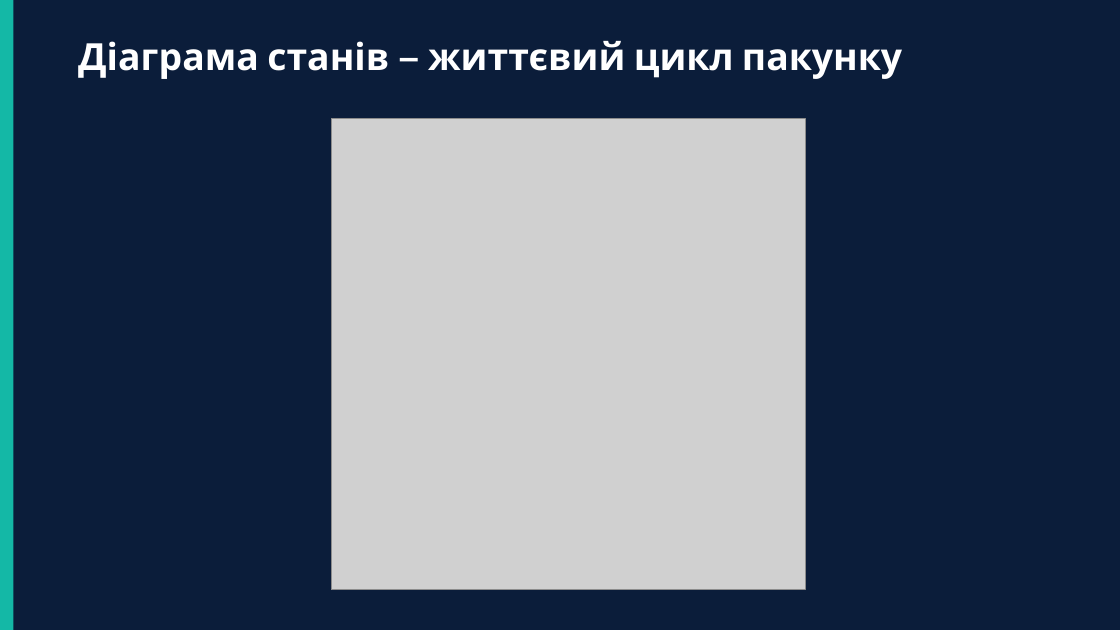
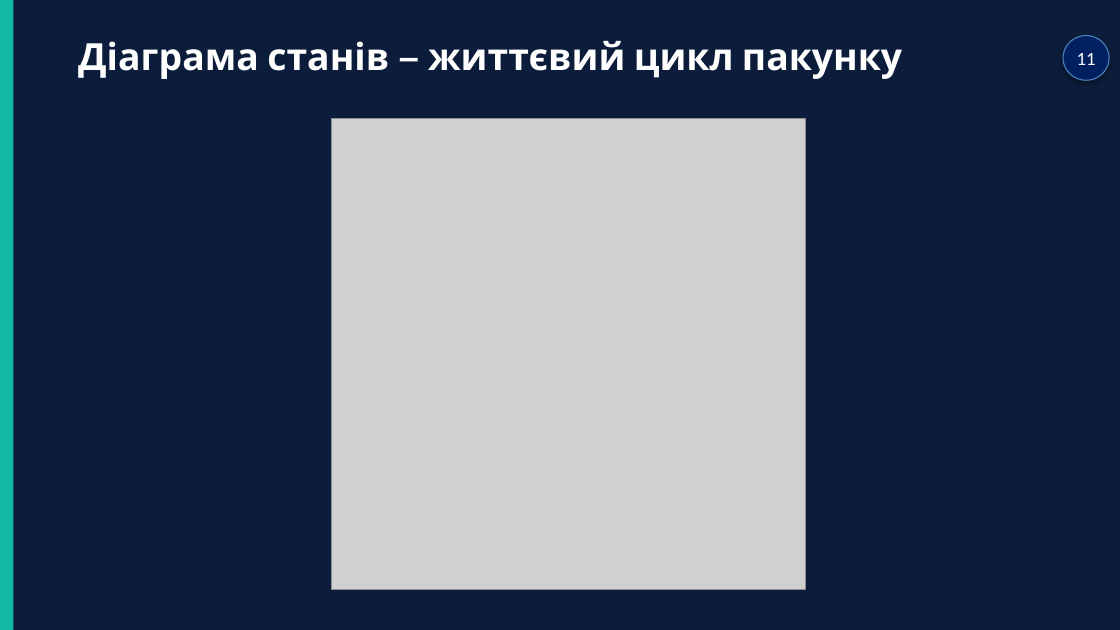
Before and after one commit to timurrte/DeliveryIQ, a slide deck: slide 11 of Звіт/Диплом/Презентація/Презентація_диплом_Ніколаєв.pptx. Drawn at 1120x630 pixels with LibreOffice and Linux fonts; fonts in the diff are those of the drawing; grey boxes stand for pictures. Boxes give left, top, right and bottom in pixels: in the first picture for what was removed or moved away, otherwise in the second. Text is boxed around its words. In the diff, an @@ line names an element or a change of style, - is before the commit and + after.

```diff
--- a/Звіт/Диплом/Презентація/Презентація_диплом_Ніколаєв.pptx
+++ b/Звіт/Диплом/Презентація/Презентація_диплом_Ніколаєв.pptx
@@ ellipse added at box(1063, 36, 1109, 81), fill #002060, outline #4B7EBC 0.75 pt @@
@@ page number added at box(1077, 53, 1096, 65), 12 pt, text #FFFFFF @@
+11
```
Also in this commit, not shown: 24 other slides changed, 27 other files.
